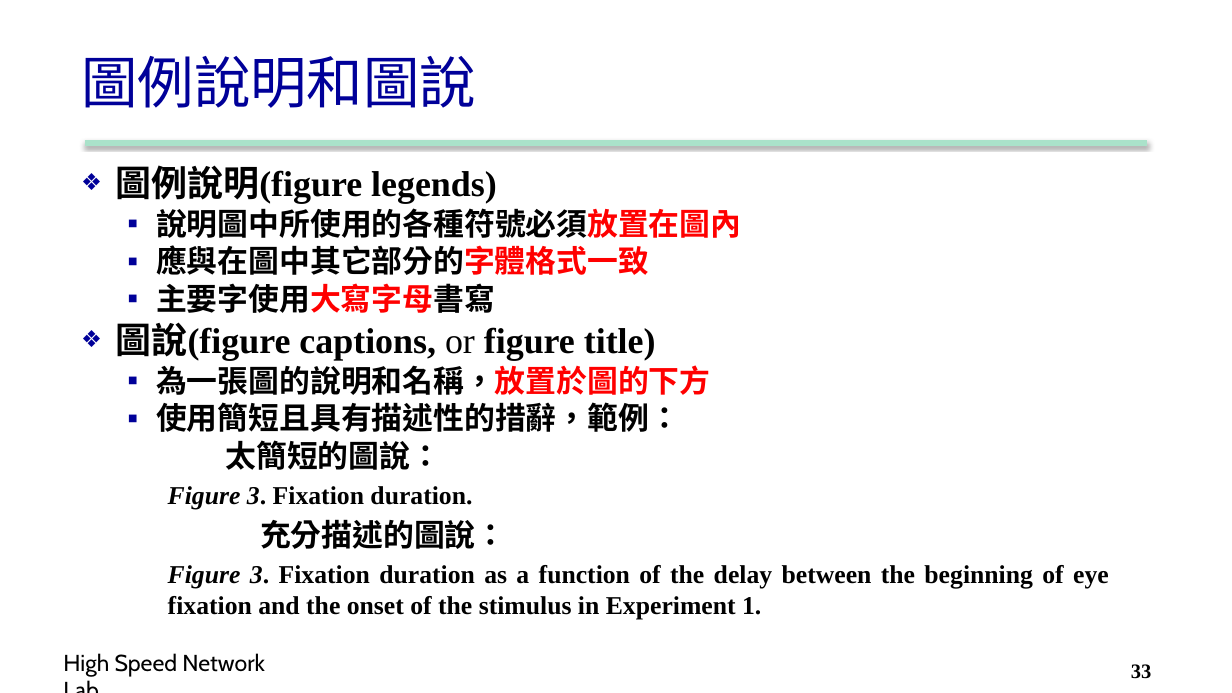
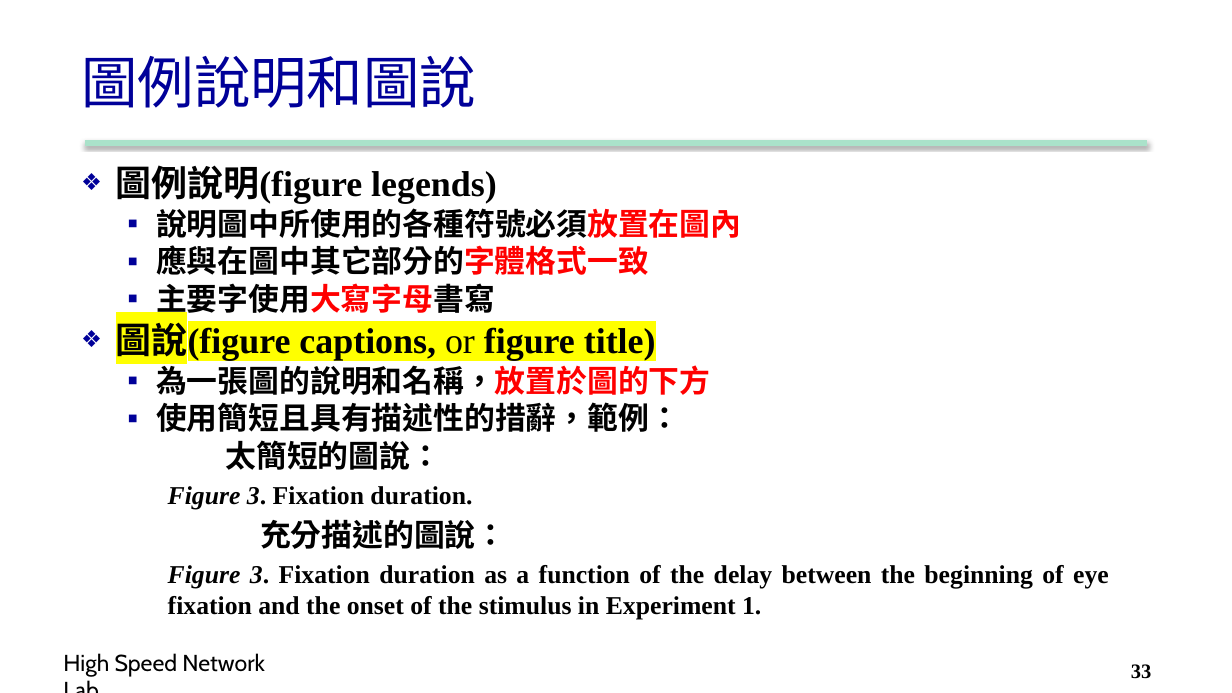
Before and after one commit to carina419/NTUST, a slide deck: slide 33 of MI5014701 科技研究與論文寫作 Technology Research and Thesis Writing/4. Figure-table.pptx. Drawn at 1232x693 pixels with LibreOffice and Linux fonts; fonts in the diff are those of the drawing; background and template pictures are left out. Boxes give left, top, right and bottom in pixels: in the first picture for what was removed or moved away, otherwise in the second. Text is boxed around its words. In the diff, an @@ line names an element or a change of style, - is before the commit and + after.

```diff
--- a/MI5014701 科技研究與論文寫作 Technology Research and Thesis Writing/4. Figure-table.pptx
+++ b/MI5014701 科技研究與論文寫作 Technology Research and Thesis Writing/4. Figure-table.pptx
@@ text at (116, 317, 656, 363): highlight none to #FFFF00 in "圖說(figure captions, or figure title)" @@
```
Also in this commit, not shown: 16 other slides changed, 1 other file.
